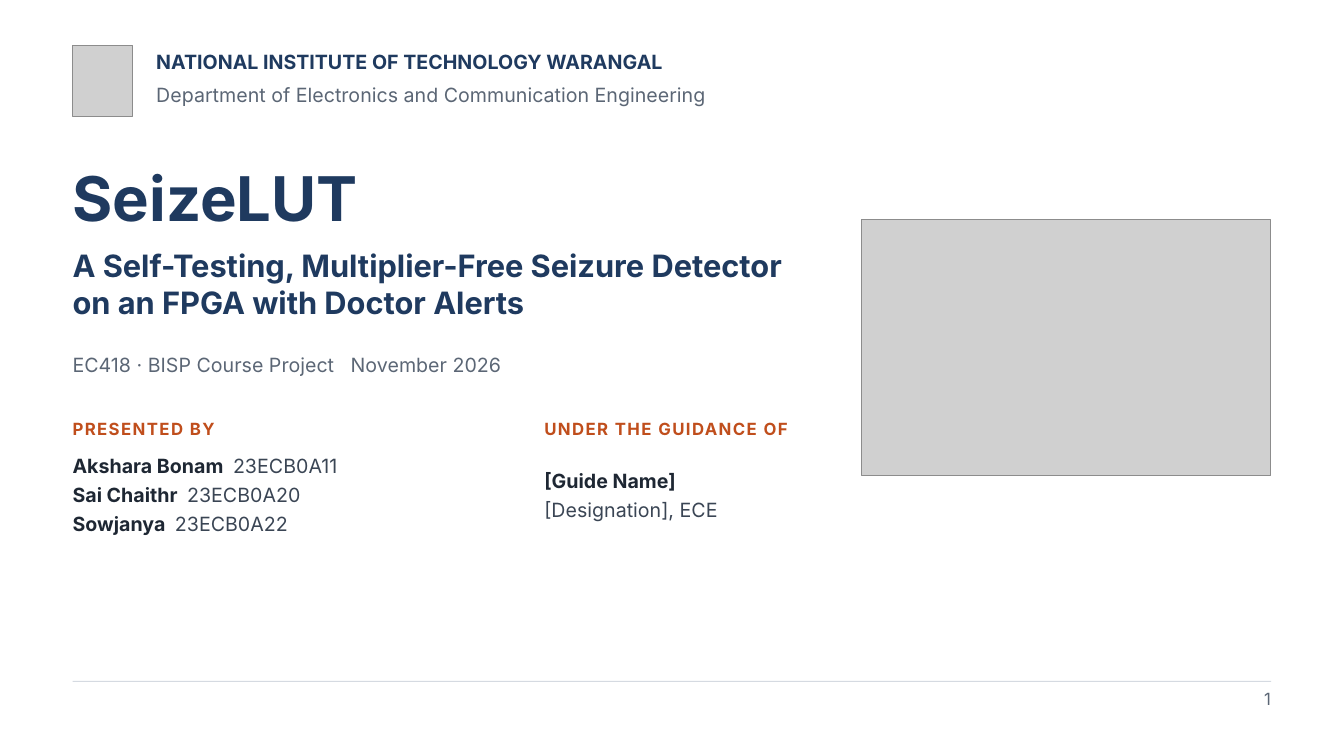
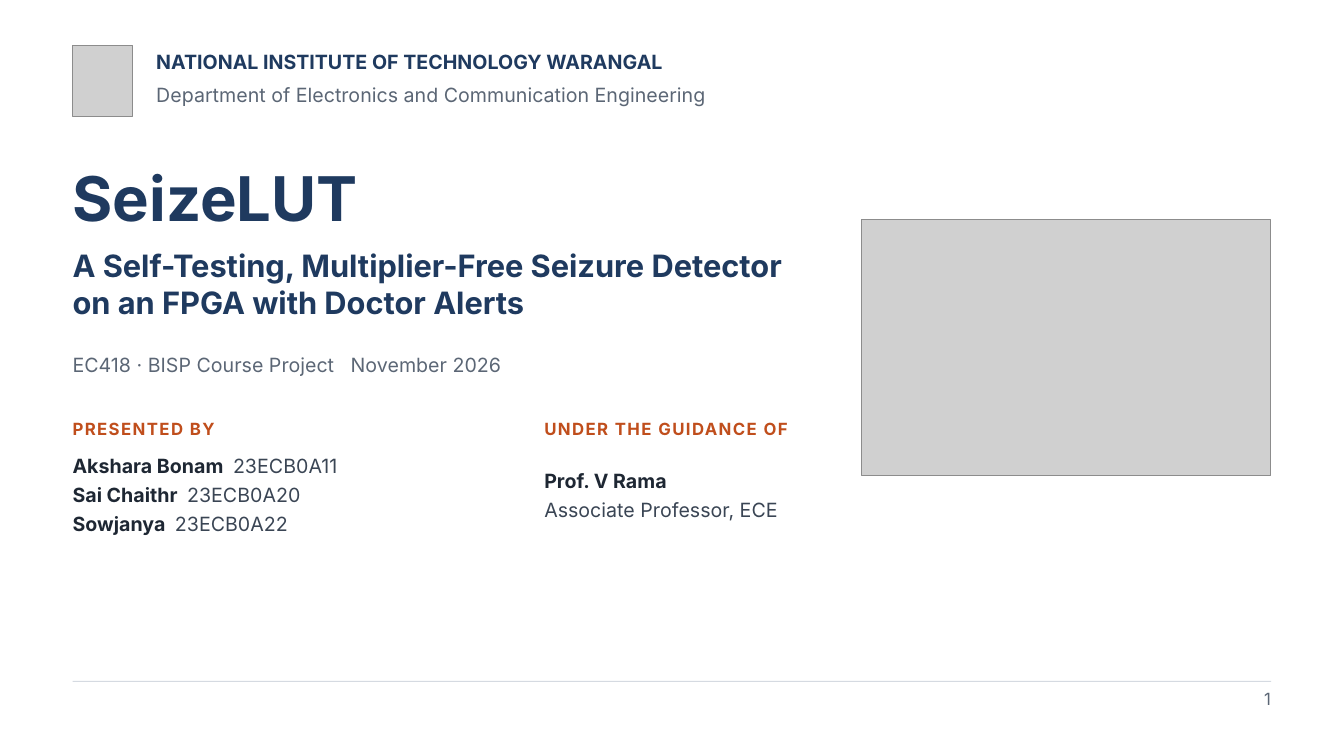
Before and after one commit to chaithr45/Final_year_proj, a slide deck: slide 1 of reports/ec418/out/SeizeLUT_EC418_Presentation.pptx. Drawn at 1344x756 pixels with LibreOffice and Linux fonts; fonts in the diff are those of the drawing; grey boxes stand for pictures. Boxes give left, top, right and bottom in pixels: in the first picture for what was removed or moved away, otherwise in the second. Text is boxed around its words. In the diff, an @@ line names an element or a change of style, - is before the commit and + after.

```diff
--- a/reports/ec418/out/SeizeLUT_EC418_Presentation.pptx
+++ b/reports/ec418/out/SeizeLUT_EC418_Presentation.pptx
@@ text at (x1=544, y1=473, x2=778, y2=521): text changed @@
-[Guide Name]
-[Designation], ECE
+Prof. V Rama
+Associate Professor, ECE
```
Also in this commit, not shown: 1 other slide changed, 4 other files.
